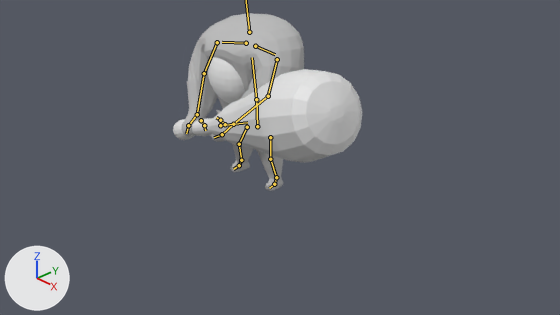
One commit to the Blender file First3D/Assets/model/bigeyewithAUTOWeight.blend: the scene before it, then after it.
The view is the same before and after, from the file's camera 'Camera'. Lighting does not change. The marker at lower left points along +X, +Y and +Z. Both versions are drawn at frame 1 of the action 'hold'; the numbers are the values there. The bones that bend it are drawn over the model as lines.
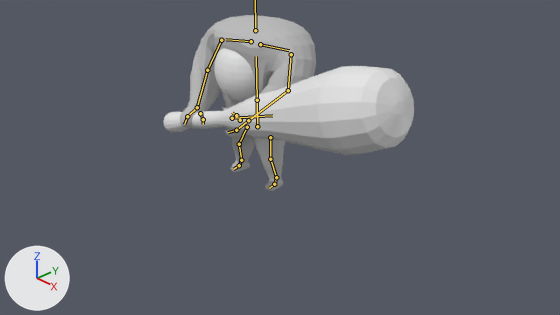
Changed parts and their boxes (x1, y1, x2, y2) in the pictures (560 x 315 px):
'Sphere', posed (33% wider): before (173, 69, 362, 163); after (163, 66, 414, 155)
'Cube', posed (11% wider): before (182, 13, 304, 191); after (180, 15, 316, 191)
bone 'Body Mid', root to tip: before (256, 99) to (252, 57); after (257, 100) to (256, 56)
bone 'Shoulder.L', root to tip: before (255, 46) to (275, 54); after (260, 44) to (289, 50)
bone 'Arm 01.L', root to tip: before (277, 59) to (268, 96); after (291, 54) to (288, 90)
bone 'Arm 02.L', root to tip: before (268, 96) to (233, 124); after (288, 90) to (248, 120)
bone 'Hand.L', root to tip: before (233, 124) to (222, 134); after (248, 120) to (236, 130)
bone 'Finger Down.L', root to tip: before (225, 124) to (220, 120); after (240, 120) to (236, 115)
bone 'Shoulder.R', root to tip: before (246, 43) to (222, 42); after (251, 41) to (226, 39)
bone 'Arm 01.R', root to tip: before (217, 42) to (204, 73); after (221, 40) to (207, 70)
bone 'Arm 02.R', root to tip: before (204, 73) to (197, 114); after (207, 70) to (197, 107)
bone 'Hand.R', root to tip: before (197, 114) to (188, 125); after (197, 107) to (187, 116)

What the commit changed:
Bone 'Body Mid' (bone_body_mid) turns from (6, 0, 0) to (0, 0, 0) degrees about its own x, y and z.
Bone 'Shoulder.L' (bone_shoulder_l) turns from (4, 1, -10) to (4, -1, 7) degrees about its own x, y and z.
Bone 'Arm 01.L' (bone_arm_01_l) moves from (0.16, 0.1, 0.02) to (0.24, 0.04, 0.0).
Bone 'Arm 01.L' (bone_arm_01_l) turns from (-51, -25, -24) to (-52, -22, -23) degrees about its own x, y and z.
Bone 'Arm 02.L' (bone_arm_02_l) turns from (-46, -11, -15) to (-48, -1, -28) degrees about its own x, y and z.
Bone 'Hand.L' (bone_hand_l) turns from (27, -45, -35) to (4, -67, -8) degrees about its own x, y and z.
Bone 'Finger Down.L' (bone_finger_down_l) turns from (-16, -30, -85) to (-7, -23, -91) degrees about its own x, y and z.
Bone 'Shoulder.R' (bone_shoulder_r) turns from (-6, -10, 7) to (-4, 0, 6) degrees about its own x, y and z.
Bone 'Arm 01.R' (bone_arm_01_r) moves from (-0.02, 0.04, 0.04) to (-0.02, 0.0, 0.03).
Bone 'Arm 01.R' (bone_arm_01_r) turns from (-39, 5, 53) to (-51, -3, 53) degrees about its own x, y and z.
Bone 'Arm 02.R' (bone_arm_02_r) turns from (-12, -37, 42) to (-3, -41, 42) degrees about its own x, y and z.
Bone 'Hand.R' (bone_hand_r) turns from (3, 16, -21) to (3, 10, -20) degrees about its own x, y and z.
